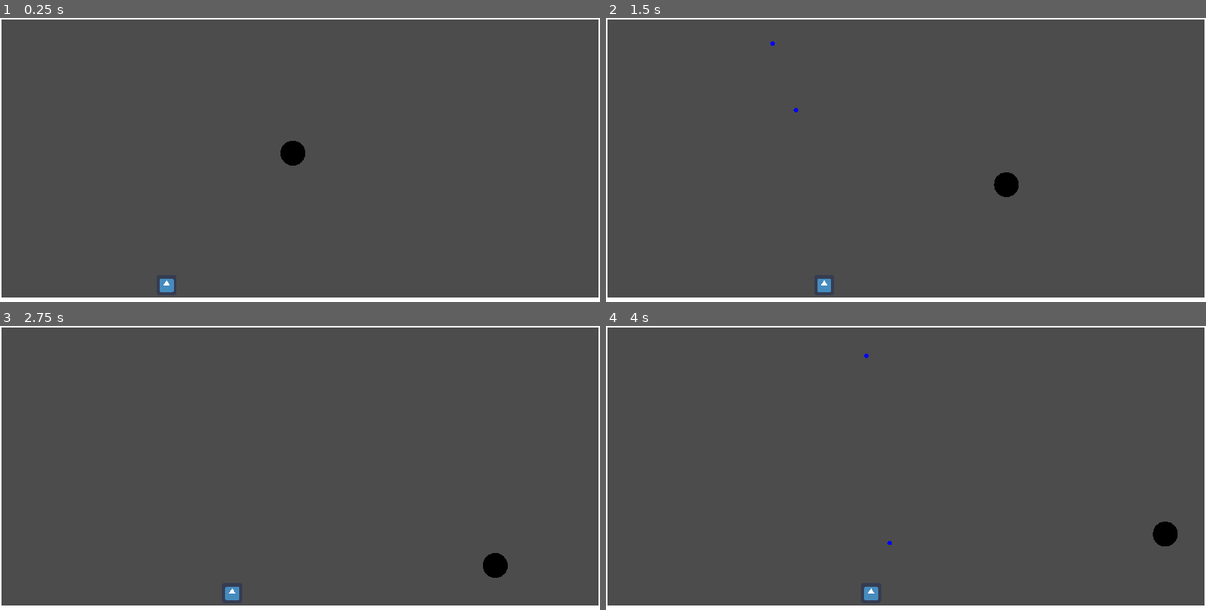
Above: before the commit, frames 1-4 (two rows, left to right).
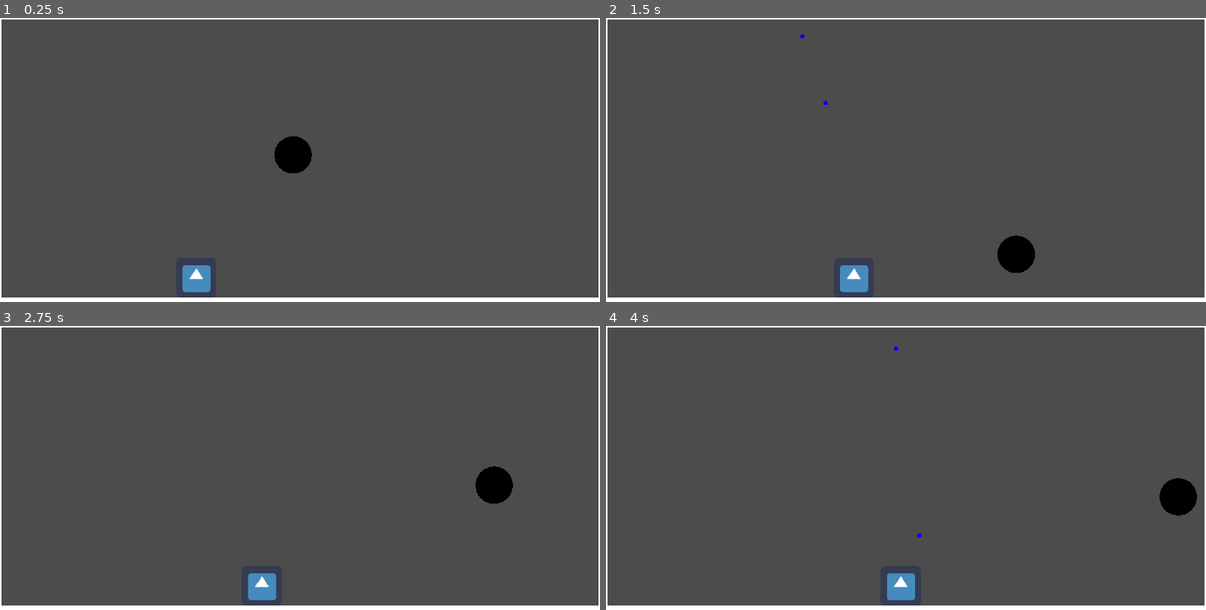
Above: after the commit, the same moments.

Repository: MaeIsBad/pang
Game: Godot game, scene res://UI/Main.tscn
Two runs of this game, one before a commit and one after it. Both use one fixed random seed, a clock stepped at 60 frames per second and the inputs below. The engine's default icon, where the game draws it, is replaced by a stand-in: a white triangle on a blue panel in a dark square. Sound files missing from this copy of the repository are replaced by a short silence.
Inputs:
- Up to frame 1 (0.25 s): no input
- Up to frame 2 (1.5 s): tap Enter (ui_accept) at 0.5, 0.77 s; hold Right (ui_right) 0.53-1.28 s; hold Left (ui_left) from 1.28 s (still down)
- Up to frame 3 (2.75 s): tap Enter (ui_accept) at 1.52 s; release Left (ui_left) at 2.03 s; hold Right (ui_right) from 2.03 s (still down)
- Up to frame 4 (4 s): tap Enter (ui_accept) at 3.02, 3.77 s; release Right (ui_right) at 3.53 s; hold Left (ui_left) from 3.53 s (still down)

The runs differ from the first frame. In frame 1, 0.9% of the frame differs, in the area x 26-52%, y 41-97%; in frame 2, 1.5%; in frame 3, 1.5%; in frame 4, 1.5%, in the area x 43-99%, y 7-97%.

Commit message:
Ball: bounce less with time, minimum bounce height

Diff:
--- a/Ball/Ball.gd
+++ b/Ball/Ball.gd
@@ -2,8 +2,14 @@
 extends RigidBody2D
 class_name Ball
 
+# The amount of times this ball will "pop" into smaller balls
 export(int) var size = 4
+# The size of the smallest instance of the ball
 export(int) var base_size = 10
+# The amount of
+export(float) var bounce_damp = 25.0
+# The smallest height the ball should bounce to
+export(float) var smallest_bounce_height = 300.0
 
 var ball_scn = load("res://Ball/Ball.tscn")
 
@@ -28,6 +34,7 @@
 	ball.position = position+offset
 	return ball
 
+# Destroy the ball, play the "pop" sound and spawn 2 child balls
 func pop():
 	var parent = get_parent()
 	if size > 1:
@@ -45,6 +52,18 @@
 func _draw():
 	draw_circle(Vector2(0.0,0.0), get_radius(), Color.black)
 
-func touched_body(body: Node2D):
+func body_entered(body: Node2D):
 	if body.has_method("touched_ball"):
 		body.touched_ball(self)
+
+# To ensure that the ball bounces lower with time, and that the ball always bounces a bit higher than the player height
+# after the body has finished colliding we need to update the vertical velocity
+func _integrate_forces(state: Physics2DDirectBodyState):
+	for i in range(state.get_contact_count()):
+		var colider_normal = state.get_contact_local_normal(i)
+		#Check if the collison occured under the ball
+		if colider_normal.y == -1:
+			var vel = state.linear_velocity
+			vel.y += bounce_damp
+			vel.y = min(vel.y, smallest_bounce_height*-1.0)
+			state.linear_velocity = vel
--- a/Ball/Ball.tscn
+++ b/Ball/Ball.tscn
@@ -12,9 +12,10 @@
 [node name="Ball" type="RigidBody2D"]
 collision_layer = 0
 physics_material_override = SubResource( 3 )
+gravity_scale = 3.0
 contacts_reported = 4
 contact_monitor = true
-linear_damp = -0.1
+linear_damp = 0.0
 angular_damp = 0.0
 script = ExtResource( 1 )
 
@@ -24,5 +25,5 @@
 [node name="PopSound" type="AudioStreamPlayer2D" parent="."]
 stream = ExtResource( 2 )
 
-[connection signal="body_entered" from="." to="." method="touched_body"]
+[connection signal="body_entered" from="." to="." method="body_entered"]
 [connection signal="finished" from="PopSound" to="PopSound" method="queue_free"]
--- a/Maps/Level.tscn
+++ b/Maps/Level.tscn
@@ -14,26 +14,42 @@
 script = ExtResource( 1 )
 
 [node name="Player" parent="." instance=ExtResource( 2 )]
-position = Vector2( 634, 992 )
+position = Vector2( 936, 516 )
+scale = Vector2( 2, 2 )
 
 [node name="Walls" type="StaticBody2D" parent="."]
 script = ExtResource( 3 )
+__meta__ = {
+"_edit_lock_": true
+}
 
 [node name="Top" type="CollisionShape2D" parent="Walls"]
 position = Vector2( 960, 0 )
 shape = SubResource( 1 )
+__meta__ = {
+"_edit_lock_": true
+}
 
 [node name="Left" type="CollisionShape2D" parent="Walls"]
 position = Vector2( 0, 450 )
 shape = SubResource( 2 )
+__meta__ = {
+"_edit_lock_": true
+}
 
 [node name="Right" type="CollisionShape2D" parent="Walls"]
-position = Vector2( 1920, 450 )
+position = Vector2( 1920, 460 )
 shape = SubResource( 2 )
+__meta__ = {
+"_edit_lock_": true
+}
 
 [node name="Bottom" type="CollisionShape2D" parent="Walls"]
-position = Vector2( 960, 900 )
+position = Vector2( 960, 910 )
 shape = SubResource( 1 )
+__meta__ = {
+"_edit_lock_": true
+}
 
 [node name="Camera2D" type="Camera2D" parent="."]
 anchor_mode = 0
--- a/Maps/TestMap.tscn
+++ b/Maps/TestMap.tscn
@@ -6,11 +6,12 @@
 [node name="Level" instance=ExtResource( 3 )]
 
 [node name="Player" parent="." index="0"]
-position = Vector2( 533, 830 )
+position = Vector2( 628, 801 )
 
 [node name="Ball" parent="." index="1" instance=ExtResource( 1 )]
 position = Vector2( 868, 430 )
 linear_velocity = Vector2( 300, 0 )
+size = 6
 
 [node name="Camera2D" parent="." index="3"]
 current = true
--- a/UI/Main.tscn
+++ b/UI/Main.tscn
@@ -2,7 +2,7 @@
 
 [ext_resource path="res://Maps/TestMap.tscn" type="PackedScene" id=1]
 
-[node name="Control" type="VSplitContainer"]
+[node name="Main" type="VSplitContainer"]
 anchor_right = 1.0
 anchor_bottom = 1.0
 collapsed = true
